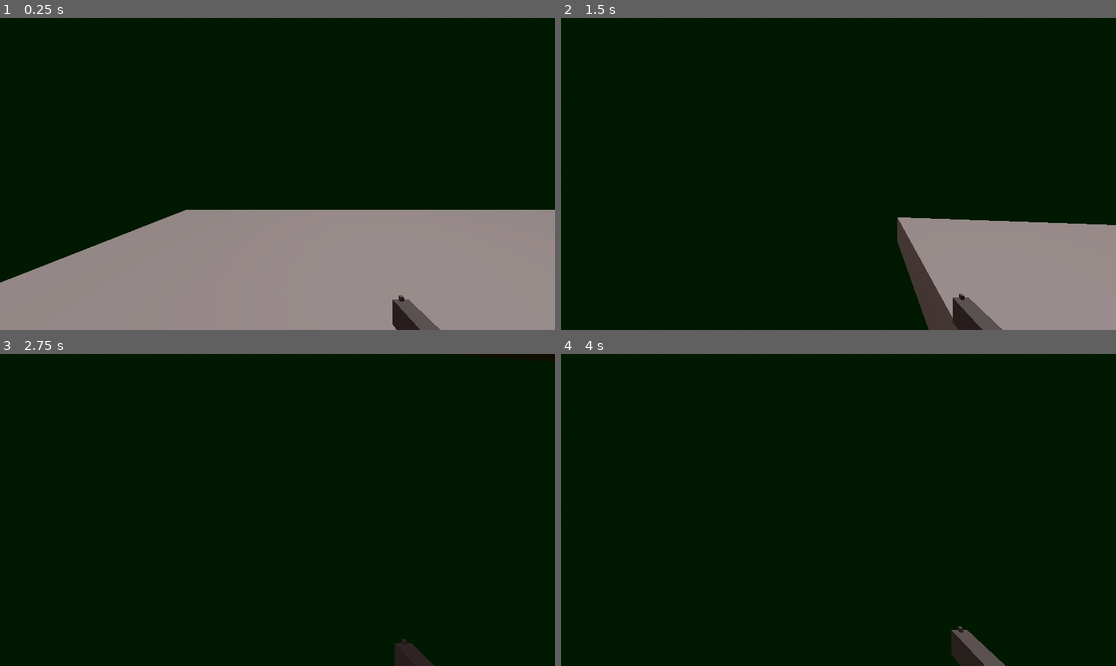
Above: before the commit, frames 1-4 (two rows, left to right).
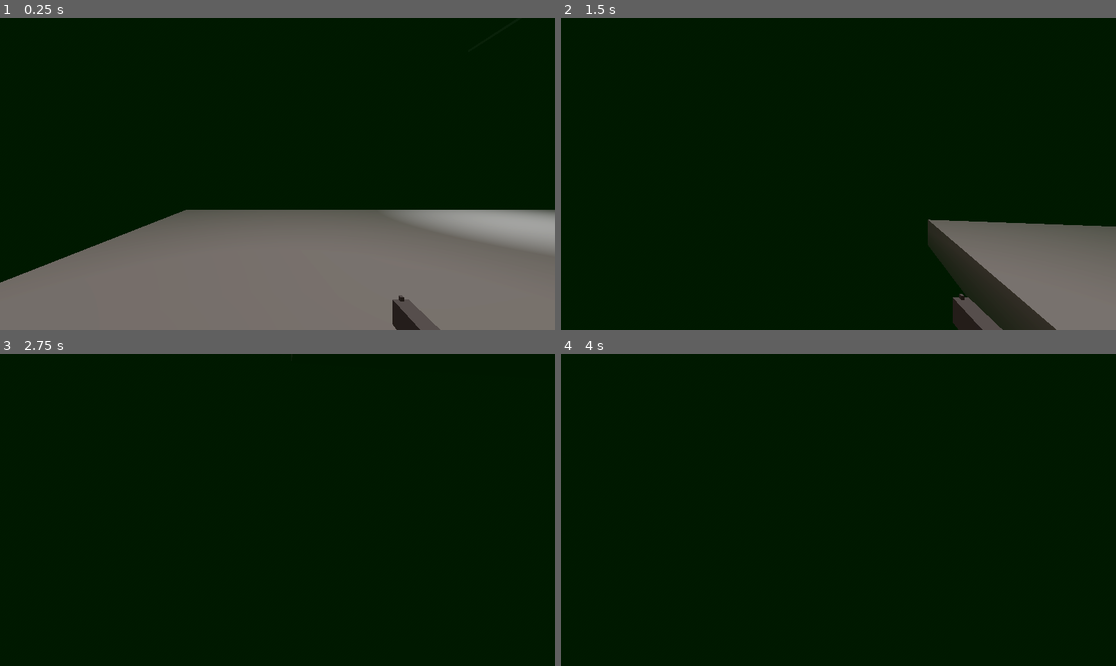
Above: after the commit, the same moments.

Repository: PixelizedGames/XZ-Rougue
Game: Godot game, scene res://level/tester.tscn
The game is run twice, just before and just after one commit, with the same random seed, the same clock (stepped at 60 frames per second) and the same inputs.
Inputs (mouse positions are in pixels of both pictures, inside the frame that each line leads up to):
- Up to frame 1 (0.25 s): no input
- Up to frame 2 (1.5 s): move the mouse to (866, 174) at 0.52 s; hold A (a) 0.53-1.28 s; tap Space (jump) at 0.77 s; tap D (d) at 0.8, 1.35 s; move the mouse to (810, 174) at 1.27 s
- Up to frame 3 (2.75 s): tap Space (jump) at 1.52 s; tap S (s) at 1.55 s; move the mouse to (288, 503) at 2.02 s; hold S (s) from 2.03 s (still down); click (288, 503) at 2.3 s
- Up to frame 4 (4 s): move the mouse to (832, 516) at 2.77 s; release S (s) at 2.78 s; click (832, 516) at 2.85 s; tap Space (jump) at 3.02, 3.77 s; tap W (w) at 3.05 s; move the mouse to (877, 513) at 3.52 s; hold W (w) from 3.53 s (still down); tap A (a) at 3.8 s

The runs differ from the first frame. In frame 1, 32% of the frame differs, in the area x 0-100%, y 61-100%; in frame 2, 12%; in frame 3, 0.4%; in frame 4, 0.7%.

Commit message:
flickering lights

Diff:
--- a/level/tester.tscn
+++ b/level/tester.tscn
@@ -1,8 +1,9 @@
-[gd_scene load_steps=7 format=3 uid="uid://dt7kk78mdocxd"]
+[gd_scene load_steps=8 format=3 uid="uid://dt7kk78mdocxd"]
 
 [ext_resource type="Script" uid="uid://hsx2yw6ff17e" path="res://scripts/tester.gd" id="1_28obw"]
 [ext_resource type="PackedScene" uid="uid://cqljr0cnb8ux5" path="res://players/character_body_3d.tscn" id="1_du0rs"]
 [ext_resource type="PackedScene" uid="uid://baornnwev54qh" path="res://objects/box.tscn" id="2_1qem2"]
+[ext_resource type="PackedScene" uid="uid://dc6sj7fcr1yk6" path="res://objects/light.tscn" id="4_l4f2d"]
 
 [sub_resource type="ProceduralSkyMaterial" id="ProceduralSkyMaterial_1qem2"]
 sky_top_color = Color(0.345475, 0.292224, 0.293744, 1)
@@ -21,7 +22,10 @@
 fog_enabled = true
 fog_light_color = Color(0.0479696, 0.245478, 0.0818514, 1)
 fog_light_energy = 0.2
+fog_density = 0.1
 fog_height = 1.0
+fog_height_density = 1.0
+volumetric_fog_enabled = true
 
 [node name="Tester" type="Node3D"]
 script = ExtResource("1_28obw")
@@ -40,10 +44,35 @@
 [node name="box" parent="." instance=ExtResource("2_1qem2")]
 transform = Transform3D(77.4581, 0, 0, 0, 1, 0, 0, 0, 19.6548, 34.2736, 0, 0)
 
-[node name="box2" parent="." instance=ExtResource("2_1qem2")]
-transform = Transform3D(0.672159, 0, 0, 0, 12.416, 0, 0, 0, 19.6548, 72.4744, 5.67939, 0)
+[node name="Timer" type="Timer" parent="."]
+wait_time = 5.0
 
-[node name="Timer" type="Timer" parent="."]
-wait_time = 3.0
+[node name="Timer2" type="Timer" parent="."]
+wait_time = 0.1
+
+[node name="light" parent="." instance=ExtResource("4_l4f2d")]
+transform = Transform3D(0.454686, 0, 0, 0, 0.106505, 0, 0, 0, 4.16351, 9.52696, 8.22417, -7.81639)
+
+[node name="light2" parent="." instance=ExtResource("4_l4f2d")]
+transform = Transform3D(0.454686, 0, 0, 0, 0.106505, 0, 0, 0, 4.16351, 18.5705, 8.22417, -7.81639)
+
+[node name="light3" parent="." instance=ExtResource("4_l4f2d")]
+transform = Transform3D(0.454686, 0, 0, 0, 0.106505, 0, 0, 0, 4.16351, 9.52696, 8.22417, 7.66602)
+
+[node name="light4" parent="." instance=ExtResource("4_l4f2d")]
+transform = Transform3D(0.454686, 0, 0, 0, 0.106505, 0, 0, 0, 4.16351, 18.5705, 8.22417, 7.66602)
+
+[node name="light5" parent="." instance=ExtResource("4_l4f2d")]
+transform = Transform3D(0.454686, 0, 0, 0, 0.106505, 0, 0, 0, 4.16351, 31.534, 8.22417, -7.81639)
+
+[node name="light6" parent="." instance=ExtResource("4_l4f2d")]
+transform = Transform3D(0.454686, 0, 0, 0, 0.106505, 0, 0, 0, 4.16351, 40.5775, 8.22417, -7.81639)
+
+[node name="light7" parent="." instance=ExtResource("4_l4f2d")]
+transform = Transform3D(0.454686, 0, 0, 0, 0.106505, 0, 0, 0, 4.16351, 31.534, 8.22417, 7.66602)
+
+[node name="light8" parent="." instance=ExtResource("4_l4f2d")]
+transform = Transform3D(0.454686, 0, 0, 0, 0.106505, 0, 0, 0, 4.16351, 40.5775, 8.22417, 7.66602)
 
 [connection signal="timeout" from="Timer" to="." method="_on_timer_timeout"]
+[connection signal="timeout" from="Timer2" to="." method="_on_timer_2_timeout"]
--- /dev/null
+++ b/light.gd
@@ -0,0 +1,27 @@
+extends MeshInstance3D
+
+@onready var timer = $Timer
+var light_is_on = true
+
+func _ready():
+	start_random_light_cycle()
+
+func start_random_light_cycle():
+	if light_is_on:
+		var wait = randf_range(1.0, 10.0)
+		print("Light ON for", wait)
+		timer.start(wait)
+	else:
+		var wait = 0.5
+		print("Light OFF for", wait)
+		timer.start(wait)
+
+func _on_timer_timeout():
+	light_is_on = !light_is_on
+
+	if light_is_on:
+		$SpotLight3D.light_energy = 10.0
+	else:
+		$SpotLight3D.light_energy = 0.0
+ # This print line is okay!
+	start_random_light_cycle()
--- /dev/null
+++ b/objects/light.tscn
@@ -0,0 +1,38 @@
+[gd_scene load_steps=5 format=3 uid="uid://dc6sj7fcr1yk6"]
+
+[ext_resource type="Script" uid="uid://dxc3aw2auvh8n" path="res://light.gd" id="1_q1r0e"]
+
+[sub_resource type="StandardMaterial3D" id="StandardMaterial3D_d1ucm"]
+transparency = 1
+albedo_color = Color(1, 1, 1, 0.254902)
+
+[sub_resource type="BoxMesh" id="BoxMesh_o80vl"]
+material = SubResource("StandardMaterial3D_d1ucm")
+
+[sub_resource type="BoxShape3D" id="BoxShape3D_gs260"]
+
+[node name="light" type="MeshInstance3D"]
+transform = Transform3D(0.454686, 0, 0, 0, 0.106505, 0, 0, 0, 4.16351, 0, 0, 0)
+mesh = SubResource("BoxMesh_o80vl")
+script = ExtResource("1_q1r0e")
+
+[node name="CollisionShape3D" type="CollisionShape3D" parent="."]
+shape = SubResource("BoxShape3D_gs260")
+
+[node name="SpotLight3D" type="SpotLight3D" parent="."]
+transform = Transform3D(2.19932, 0, 0, 0, -1.19189e-08, 9.38833, 0, -0.272673, -4.10377e-07, 0, 0, 0)
+light_energy = 10.0
+spot_range = 15.0
+spot_angle = 33.5883
+
+[node name="Timer" type="Timer" parent="."]
+
+[node name="Timer2" type="Timer" parent="."]
+wait_time = 0.5
+
+[node name="Timer3" type="Timer" parent="."]
+wait_time = 2.0
+
+[connection signal="timeout" from="Timer" to="." method="_on_timer_timeout"]
+[connection signal="timeout" from="Timer2" to="." method="_on_timer_2_timeout"]
+[connection signal="timeout" from="Timer3" to="." method="_on_timer_3_timeout"]
--- a/objects/moveable_box.tscn
+++ b/objects/moveable_box.tscn
@@ -5,7 +5,7 @@
 bounce = 0.5
 
 [sub_resource type="StandardMaterial3D" id="StandardMaterial3D_4e6a7"]
-albedo_color = Color(1, 0.419608, 1, 1)
+albedo_color = Color(0.348715, 0.175495, 2.16588e-07, 1)
 
 [sub_resource type="BoxMesh" id="BoxMesh_4e6a7"]
 material = SubResource("StandardMaterial3D_4e6a7")
@@ -16,6 +16,7 @@
 collision_layer = 2
 mass = 500.0
 physics_material_override = SubResource("PhysicsMaterial_4e6a7")
+gravity_scale = 1.5
 
 [node name="MeshInstance3D" type="MeshInstance3D" parent="."]
 mesh = SubResource("BoxMesh_4e6a7")
--- a/objects/moveable_sphere.tscn
+++ b/objects/moveable_sphere.tscn
@@ -6,7 +6,7 @@
 [sub_resource type="SphereShape3D" id="SphereShape3D_ndmr0"]
 
 [sub_resource type="StandardMaterial3D" id="StandardMaterial3D_uoe1f"]
-albedo_color = Color(1, 0, 1, 1)
+albedo_color = Color(0.654902, 0.556863, 0.619608, 1)
 
 [sub_resource type="SphereMesh" id="SphereMesh_iuuvc"]
 material = SubResource("StandardMaterial3D_uoe1f")
@@ -14,9 +14,11 @@
 [node name="Moveable_Sphere" type="RigidBody3D"]
 collision_layer = 2
 physics_material_override = SubResource("PhysicsMaterial_uoe1f")
+gravity_scale = 1.5
 
 [node name="CollisionShape3D" type="CollisionShape3D" parent="."]
 shape = SubResource("SphereShape3D_ndmr0")
 
 [node name="MeshInstance3D" type="MeshInstance3D" parent="."]
 mesh = SubResource("SphereMesh_iuuvc")
+skeleton = NodePath("../Moveable_Sphere")
--- a/objects/p_bullet.tscn
+++ b/objects/p_bullet.tscn
@@ -4,8 +4,9 @@
 [ext_resource type="AudioStream" uid="uid://bxvpdvp8igso3" path="res://audio/shoot-5-102360.mp3" id="2_pgmnd"]
 
 [sub_resource type="StandardMaterial3D" id="StandardMaterial3D_wfge4"]
+albedo_color = Color(1, 0, 0, 1)
 emission_enabled = true
-emission = Color(1, 1, 0, 1)
+emission = Color(1, 0, 0, 1)
 rim_enabled = true
 
 [sub_resource type="CylinderMesh" id="CylinderMesh_oosud"]
--- a/players/character_body_3d.tscn
+++ b/players/character_body_3d.tscn
@@ -70,7 +70,7 @@
 [node name="SpotLight3D" type="SpotLight3D" parent="pistol"]
 transform = Transform3D(-16.7775, 0, -1.10745e-05, 0, 10.9188, 0, 1.46673e-06, 0, -2.22206, 4.76837e-07, -0.564882, 0.485091)
 light_color = Color(1, 0, 0, 1)
-light_energy = 16.0
+light_energy = 999.0
 spot_range = 100.0
 spot_angle = 0.2
 
@@ -80,6 +80,6 @@
 skeleton = NodePath("../..")
 
 [node name="PSTimer" type="Timer" parent="."]
-wait_time = 0.3
+wait_time = 0.5
 
 [connection signal="timeout" from="PSTimer" to="." method="_on_ps_timer_timeout"]
--- a/scripts/character_body_3d.gd
+++ b/scripts/character_body_3d.gd
@@ -1,7 +1,8 @@
 extends CharacterBody3D
 var vertical_look_angle = 0.0
-var SPEED = 9.0
+var SPEED = 9
 var PSReady = true
+var SPEEDY = 0
 const JUMP_VELOCITY = 5.0
 const MAX_LOOK_ANGLE = 90.0
 const MIN_LOOK_ANGLE = -90.0
@@ -14,7 +15,7 @@
 	Input.set_mouse_mode(Input.MOUSE_MODE_CAPTURED)
 
 func _physics_process(delta: float) -> void:
-	if Input.is_action_just_pressed("shoot"):
+	if Input.is_action_pressed("shoot"):
 		_spawn_bullet()
 	if Input.is_action_pressed("ctrl"):
 		SPEED = 2
@@ -36,13 +37,16 @@
 
 	if not is_on_floor():
 		velocity += get_gravity() * 1.4 * delta
+		SPEEDY = 3
+	if is_on_floor():
+		SPEEDY = 0
 	if Input.is_action_just_pressed("jump") and is_on_floor():
 		velocity.y = JUMP_VELOCITY
 	var input_dir := Input.get_vector("a", "d", "w", "s")
 	var direction := (transform.basis * Vector3(input_dir.x, 0, input_dir.y)).normalized()
 	if direction:
-		velocity.x = direction.x * SPEED
-		velocity.z = direction.z * SPEED
+		velocity.x = direction.x * (SPEED + SPEEDY)
+		velocity.z = direction.z * (SPEED + SPEEDY)
 	else:
 		velocity.x = move_toward(velocity.x, 0, SPEED)
 		velocity.z = move_toward(velocity.z, 0, SPEED)
--- a/scripts/tester.gd
+++ b/scripts/tester.gd
@@ -1,28 +1,31 @@
 extends Node3D
+
 @onready var timer = $Timer
+@onready var timer2 = $Timer2
 @onready var box = preload("res://objects/moveable_box.tscn")
 @onready var sphere = preload("res://objects/moveable_sphere.tscn")
+@onready var world_environment = $WorldEnvironment
+
+var fog_height: float = 1.0  # Starting fog height
+
 func _ready():
 	spawn_obj_b()
 	spawn_obj_s()
 	timer.start()
+	timer2.start()
 
 func spawn_obj_b():
 	var spawnx = randf_range(1, 50)
 	var spawnz = randf_range(-8, 8)
 	var instance = box.instantiate()
-	var new_transform = Transform3D()
-	new_transform.origin = Vector3(spawnx, 1, spawnz)
-	instance.global_transform = new_transform
+	instance.global_transform.origin = Vector3(spawnx, 1, spawnz)
 	get_tree().current_scene.add_child(instance)
 
 func spawn_obj_s():
 	var spawnx = randf_range(1, 50)
 	var spawnz = randf_range(-8, 8)
 	var instance = sphere.instantiate()
-	var new_transform = Transform3D()
-	new_transform.origin = Vector3(spawnx, 1, spawnz)
-	instance.global_transform = new_transform
+	instance.global_transform.origin = Vector3(spawnx, 1, spawnz)
 	get_tree().current_scene.add_child(instance)
 
 func _on_timer_timeout():
@@ -30,6 +33,8 @@
 	spawn_obj_b()
 	spawn_obj_s()
 
-
-func _on_timer_2_timeout() -> void:
-	pass # Replace with function body.
+func _on_timer2_timeout():
+	timer2.start()
+	fog_height += 0.5
+	var env = world_environment.environment
+	env.fog_height = fog_height
Not shown, added: light.gd.uid
